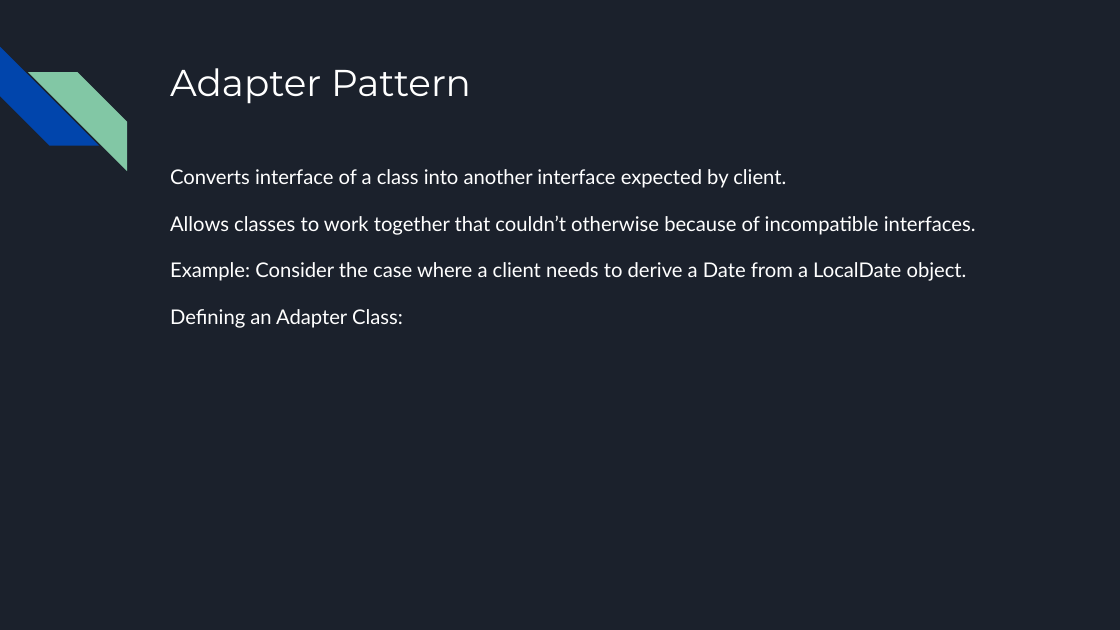
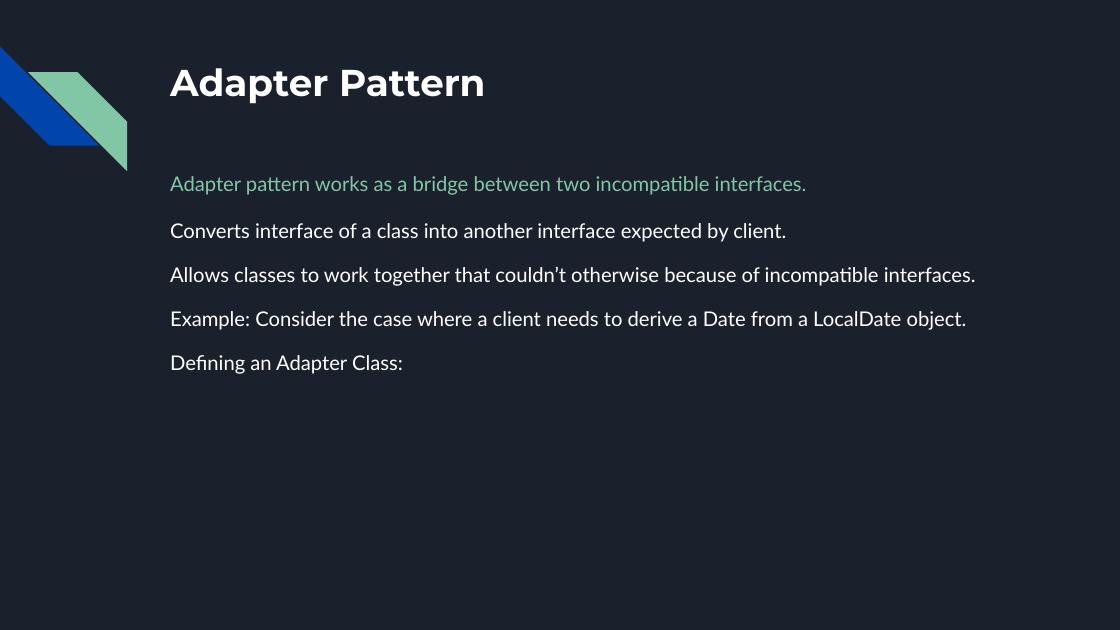
Before and after one commit to ZCW-Java8-0/DesigningPatterns, a slide deck: slide 10 of Design Patterns.pptx (slide 11 before the commit). Drawn at 1120x630 pixels with LibreOffice and Linux fonts; fonts in the diff are those of the drawing. Boxes give left, top, right and bottom in pixels: in the first picture for what was removed or moved away, otherwise in the second. Text is boxed around its words. In the diff, an @@ line names an element or a change of style, - is before the commit and + after.

```diff
--- a/Design Patterns.pptx
+++ b/Design Patterns.pptx
@@ title "Adapter Pattern" at (170, 68, 486, 104): bold on @@
@@ text added at (170, 176, 807, 195), 13 pt, text #82C7A5 @@
+Adapter pattern works as a bridge between two incompatible interfaces.
@@ text "Converts interface of a class ...": place and size @@
-text "Converts interface of a class ..." at (170, 169, 976, 328)
+text "Converts interface of a class ..." at (170, 223, 976, 374)
@@ text "Converts interface of a class ..." at (170, 223, 976, 374): line spacing 1.15 to 1.05 @@
```
Also in this commit, not shown: 13 other slides changed, 1 slide added, 3 slides removed.
